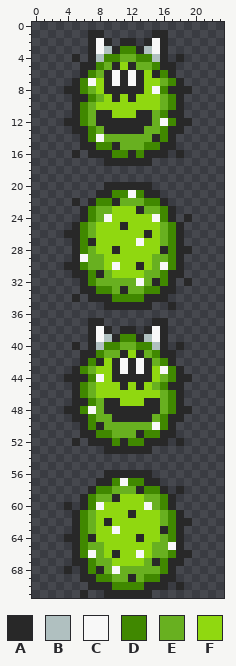
Two states of a sprite sheet, Expanded Enemies/Pokeys/[Skins]/SMB3/npc-861.png. That is the earlier state.
The file is 48x144 pixels, drawn in blocks of 2x2; one block is one cell here.
Palette (. is transparent): A #282828  B #b0c0c0  C #f8f8f8  D #408800  E #68b020  F #90d810
After the commit:
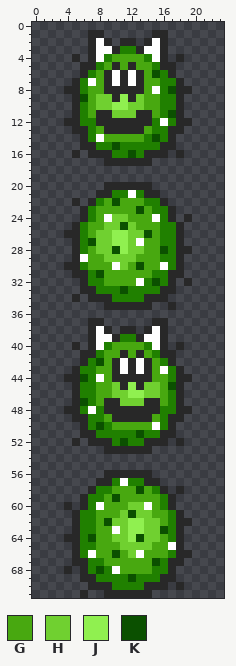
Colours new in this view: G #48a810  H #70d030  J #90f050  K #0b5000
Change:
colour C: #f8f8f8 -> #ffffff
colour D: #408800 -> #208000
Changed rows in their new state; - is a pixel that keeps its letter.
first column x 6:
 3 ---C----C---
 4 --C-GGGG-C--
 5 ---G-G-GG---
 6 --G-----GK--
 7 --G-----GGD-
 8 -GG-----G--K
 9 KGHH-J-HGGD-
10 -GHHJJHHGGD-
11 -G--HHH--G-K
12 -D-------D--
13 --G-----GD--
14 ---GGGGGDK--
15 ----KDDD----
16 ------K-----
first column x 7:
22 --GKGGG---
23 -GGGGGKGD-
24 -G-HHGGG--
25 GGHHKHGGGD
26 GHHJJHHKGD
27 KHHJJH-GGD
28 GHHKJHHGGK
29 GGHHHHGGGD
30 GGG-HGKGG-
31 -KGGGGGGD-
32 -DGGGG-DK-
33 ---DKDD---
first column x 6:
39 ---C----C---
40 --C-GGGG-C--
41 ---GG-G-G---
42 --KG-----G--
43 -DGG-----G--
44 K--G-----GG-
45 -DGGH-J-HHGK
46 -DGGHHJJHHG-
47 K-G--HHH--G-
48 --D-------D-
49 --DG-----G--
50 --KDGGGGG---
51 ----DDDK----
52 -----K------
first column x 7:
58 ---GGGKG--
59 -DGKGGGGG-
60 --GGGHH-G-
61 DGGGHKHHGG
62 DGKHHJJHHG
63 DGG-HJJHHK
64 KGGHHJKHHG
65 DGGGHHHHGG
66 -GGKGH-GGG
67 -DGGGGGGK-
68 -KD-GGGGD-
69 ---DDKD---
Boxes around the changes in both pictures, in picture pixels (x1, y1, x2, y2):
changed: (80, 38, 176, 158)
changed: (80, 190, 176, 446)
changed: (80, 478, 176, 590)
